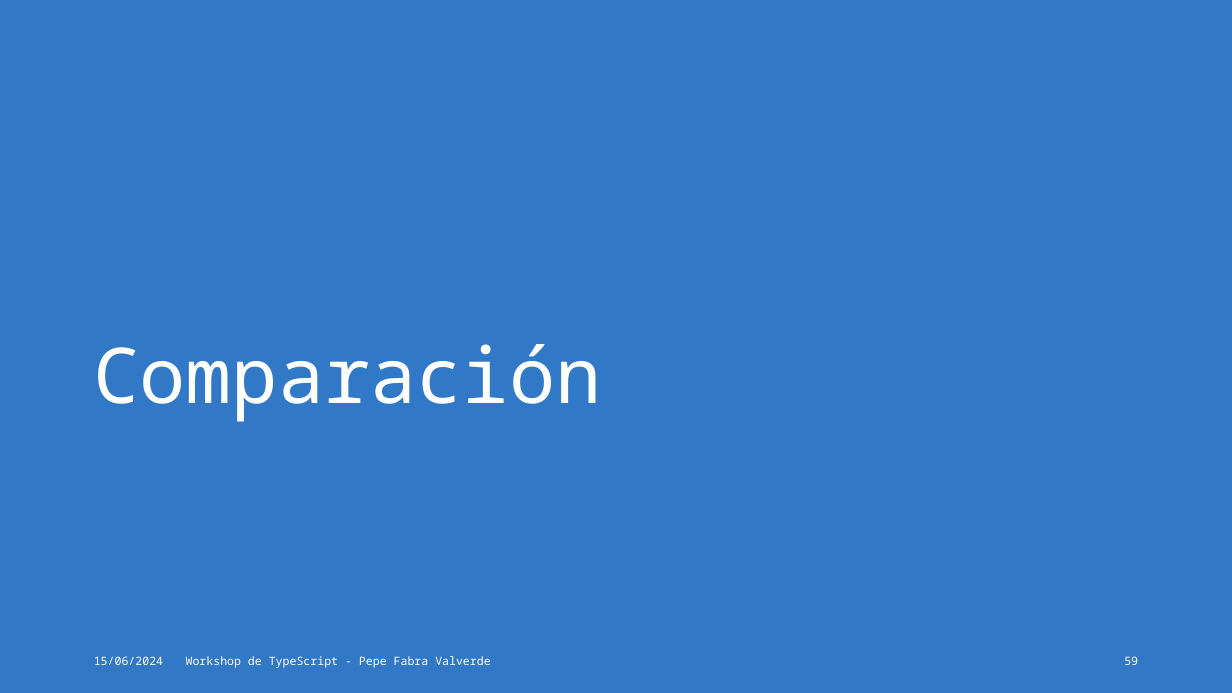
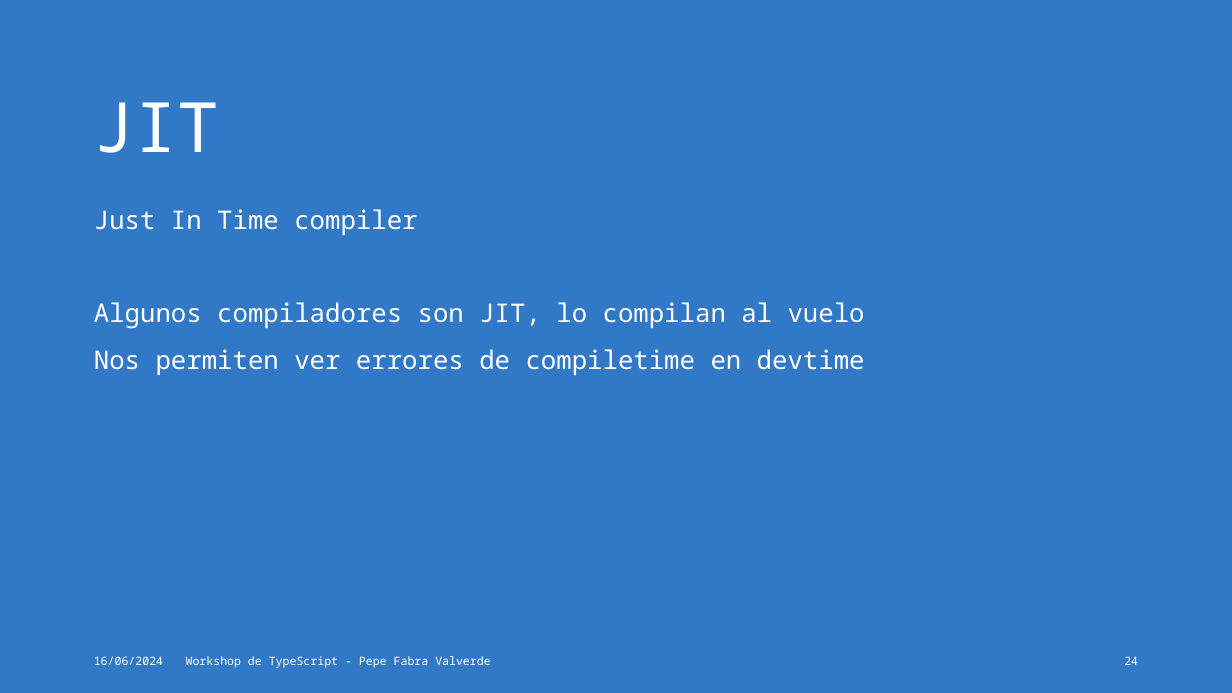
Before and after one commit to jofaval/talks-about, a slide deck: slide 24 of workshops/typescript/typescript-workshop.es.pptx (slide 59 before the commit). Drawn at 1232x693 pixels with LibreOffice and Linux fonts; fonts in the diff are those of the drawing. Boxes give left, top, right and bottom in pixels: in the first picture for what was removed or moved away, otherwise in the second. Text is boxed around its words. In the diff, an @@ line names an element or a change of style, - is before the commit and + after.

```diff
--- a/workshops/typescript/typescript-workshop.es.pptx
+++ b/workshops/typescript/typescript-workshop.es.pptx
@@ title at [94, 102, 219, 153]: text changed; size 60 to 54 pt @@
-Comparación
+JIT
@@ text added at [94, 209, 865, 375], 20 pt, text #FFFFFF @@
+Just In Time compiler
+Algunos compiladores son JIT, lo compilan al vuelo
+Nos permiten ver errores de compiletime en devtime
@@ text at [94, 656, 163, 665]: text changed @@
-15/06/2024
+16/06/2024
@@ page number at [1124, 656, 1138, 665]: text changed @@
-59
+24
```
Also in this commit, not shown: 158 other slides changed, 57 slides added, 3 other files.
